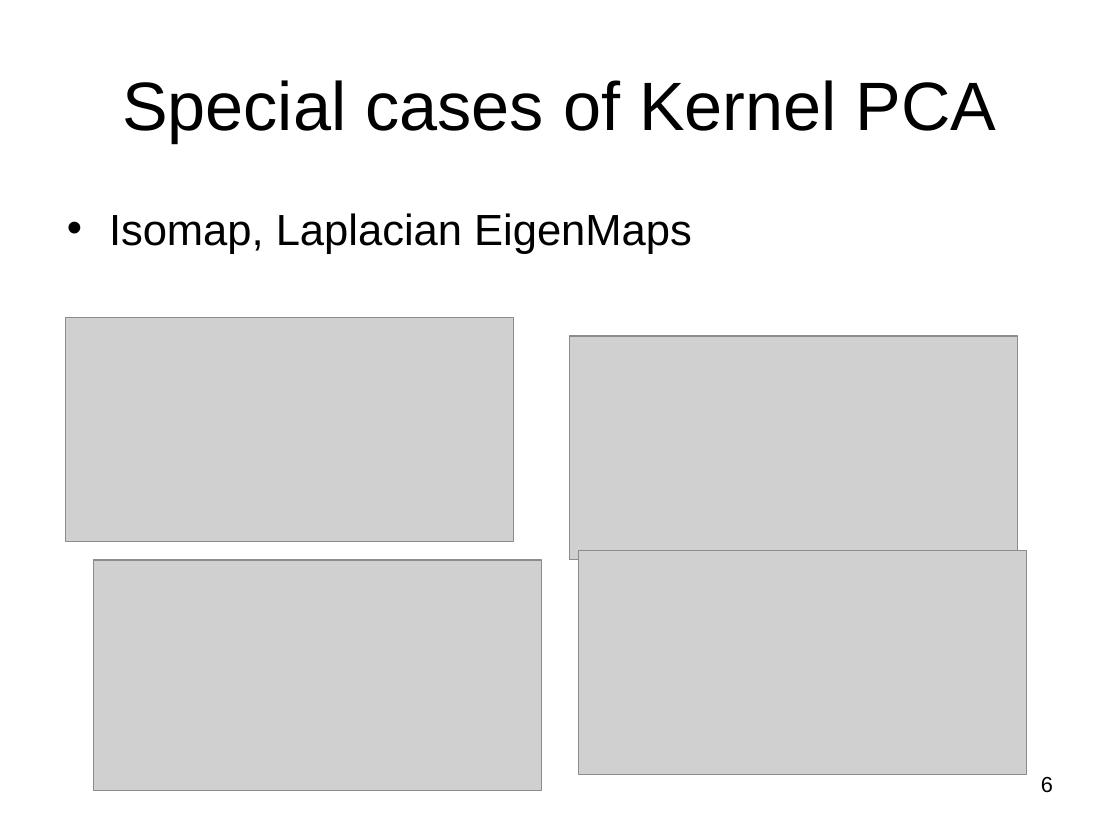
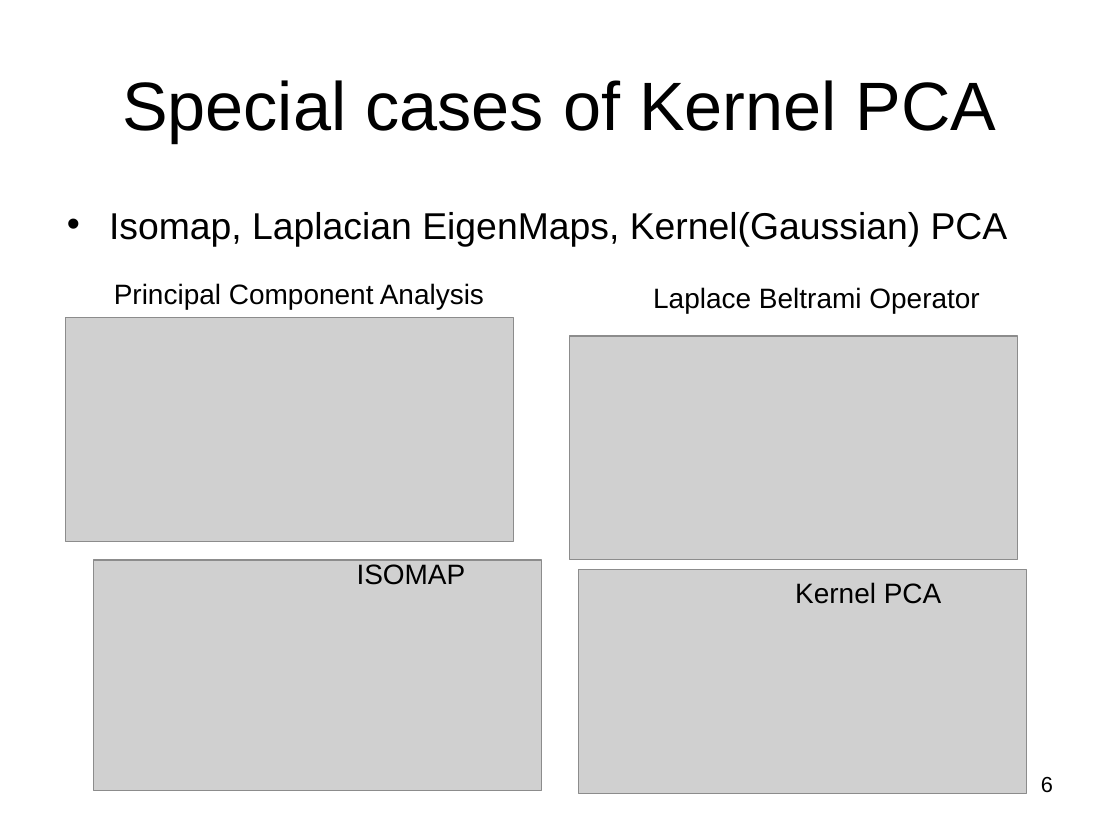
Before and after one commit to subailong/mlpack, a slide deck: slide 6 of fastlib/u/nvasil/docs/proposal/proposal.ppt. Drawn at 1120x840 pixels with LibreOffice and Linux fonts; fonts in the diff are those of the drawing; grey boxes stand for pictures. Boxes give left, top, right and bottom in pixels: in the first picture for what was removed or moved away, otherwise in the second. Text is boxed around its words. In the diff, an @@ line names an element or a change of style, - is before the commit and + after.

```diff
--- a/fastlib/u/nvasil/docs/proposal/proposal.ppt
+++ b/fastlib/u/nvasil/docs/proposal/proposal.ppt
@@ text at bbox=[109, 212, 1008, 246]: text changed; size 28 to 24 pt @@
-• Isomap, Laplacian EigenMaps
+• Isomap, Laplacian EigenMaps, Kernel(Gaussian) PCA
@@ text added at bbox=[114, 283, 484, 309], 18 pt, text #000000 @@
+Principal Component Analysis
@@ text added at bbox=[653, 287, 979, 313], 18 pt, text #000000 @@
+Laplace Beltrami Operator
@@ text added at bbox=[357, 564, 466, 585], 18 pt, text #000000 @@
+ISOMAP
@@ picture: place and size @@
-picture at bbox=[579, 551, 1027, 775]
+picture at bbox=[579, 569, 1027, 793]
@@ text added at bbox=[795, 582, 942, 604], 18 pt, text #000000 @@
+Kernel PCA
```
Also in this commit, not shown: 16 other slides changed, 5 slides added, 1 slide removed, 4 other files.
